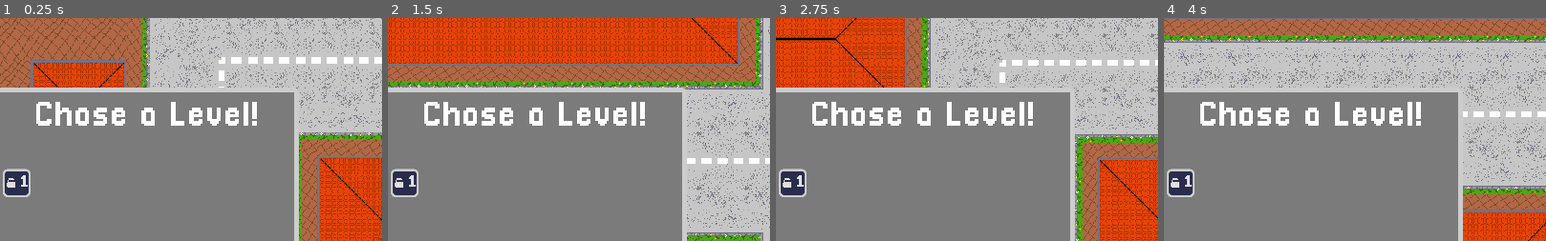
Above: before the commit, frames 1-4 (left to right).
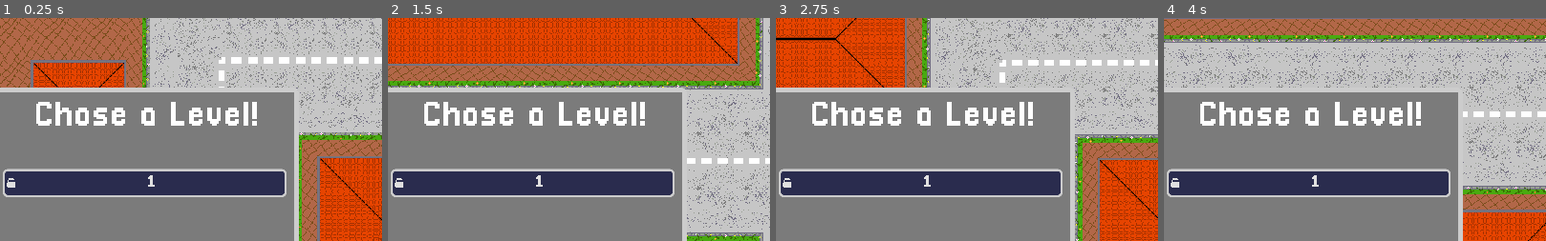
Above: after the commit, the same moments.

Repository: pastra98/DriveMeInsane
Game: Godot game, scene res://main/Main.tscn
Same seed, same stepped clock (60 frames per second), same inputs: the game is played once before the commit and once after it.
Inputs:
- Up to frame 1 (0.25 s): no input
- Up to frame 2 (1.5 s): tap Enter at 0.5 s; hold Right (ui_right) 0.53-1.28 s; tap 1 at 0.6 s; tap Space (ui_select) at 0.77 s; hold Down (ui_down) from 1.28 s (still down); tap 2 at 1.35 s
- Up to frame 3 (2.75 s): tap Space (ui_select) at 1.52 s; release Down (ui_down) at 2.03 s; hold Right (ui_right) from 2.03 s (still down); tap F at 2.1 s
- Up to frame 4 (4 s): release Right (ui_right) at 2.78 s; hold Up (ui_up) 2.78-3.53 s; tap 1 at 2.85 s; tap Space (ui_select) at 3.02, 3.77 s; hold Left (ui_left) from 3.53 s (still down); tap 2 at 3.6 s
The pictures show only the part of the screen within x 50-100%, y 0-50%; the shares and areas given below are measured in that part.

The runs differ from the first frame. In frame 1, 8.7% of the frame differs, in the area x 5-75%, y 67-81%; in frame 2, 8.7%; in frame 3, 8.7%; in frame 4, 8.7%.

Commit message:
there won't be enough levels to justify a grid container :(

Diff:
--- a/src/gui/main_menu/level_picker/LevelPicker.tscn
+++ b/src/gui/main_menu/level_picker/LevelPicker.tscn
@@ -3,7 +3,6 @@
 [ext_resource path="res://gui/theme/pixel_theme.tres" type="Theme" id=1]
 [ext_resource path="res://gui/main_menu/level_picker/level_picker.gd" type="Script" id=2]
 [ext_resource path="res://gui/fonts/pixellari_48.tres" type="DynamicFont" id=3]
-
 
 [node name="LevelPicker" type="MarginContainer"]
 anchor_left = 0.5
@@ -46,9 +45,7 @@
 margin_bottom = 92.0
 rect_min_size = Vector2( 0, 40 )
 
-[node name="GridContainer" type="GridContainer" parent="Panel/VBoxContainer"]
+[node name="VBoxContainer" type="VBoxContainer" parent="Panel/VBoxContainer"]
 margin_top = 96.0
 margin_right = 380.0
 margin_bottom = 96.0
-custom_constants/vseparation = 15
-custom_constants/hseparation = 15
--- a/src/gui/main_menu/level_picker/level_picker.gd
+++ b/src/gui/main_menu/level_picker/level_picker.gd
@@ -19,7 +19,7 @@
                 new_button.icon = load("res://gui/main_menu/level_picker/locked.png")
                 new_button.disabled = true
             new_button.connect("pressed", self, "level_button_pressed", [lvl_nr])
-            $"Panel/VBoxContainer/GridContainer".add_child(new_button)
+            $"Panel/VBoxContainer/VBoxContainer".add_child(new_button)
         file_name = dir.get_next()
 
 
